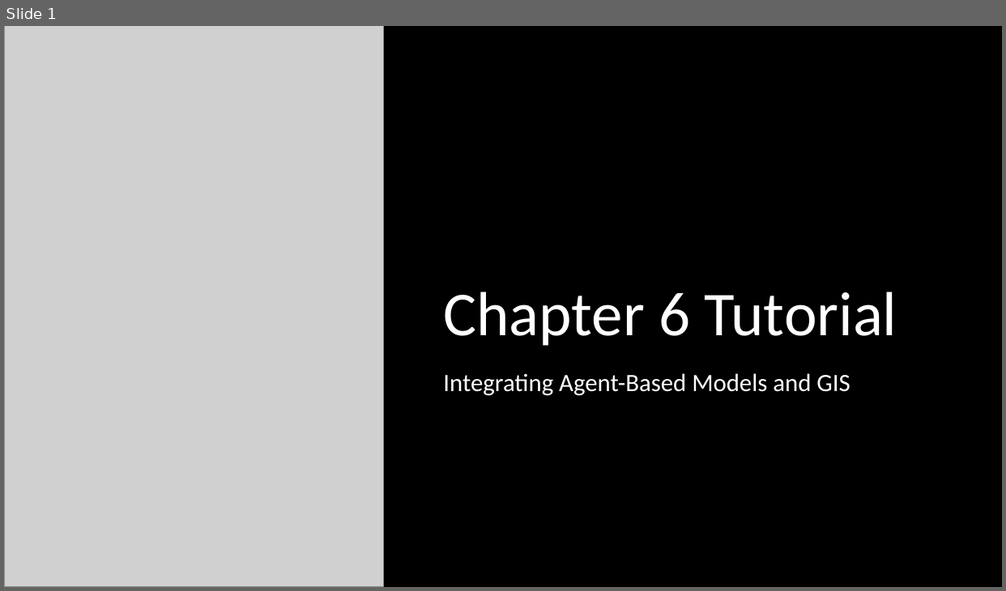
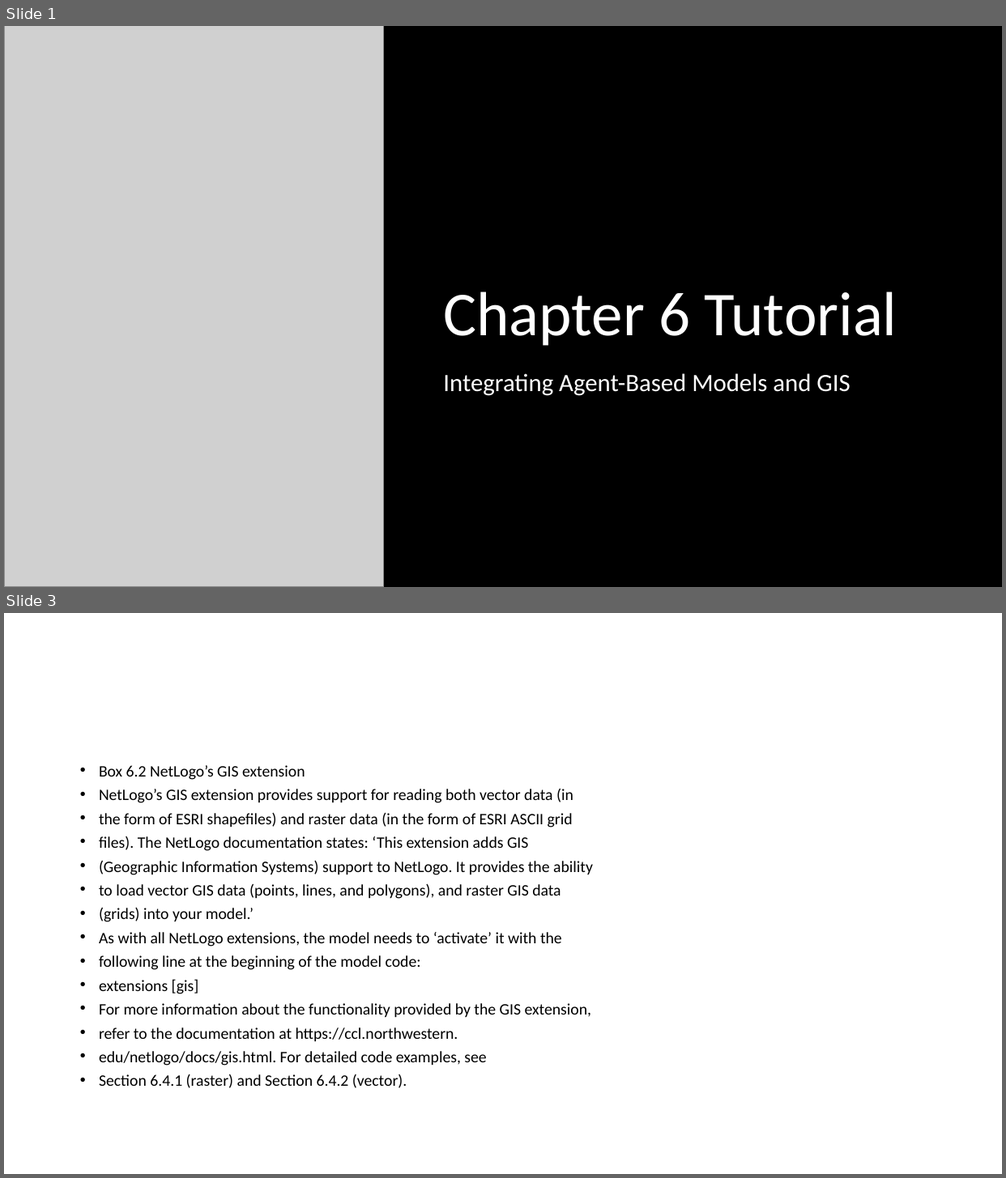
Before and after one commit to abmgis/abmgis, a slide deck: Chapter06-IntegratingABMandGIS/Chapter6_Tutorial.pptx. Shown one above the other, each under a label of ours: slide 1 before the commit, slides 1 and 3 after it; the slides between them are not shown. The pictures are 1006x591 and 1006x1178 pixels, drawn with LibreOffice and Linux fonts; fonts in the diff are those of the drawing; grey boxes stand for pictures. Boxes give left, top, right and bottom in pixels: in the first picture for what was removed or moved away, otherwise in the second. Text is boxed around its words. In the diff, an @@ line names an element or a change of style, - is before the commit and + after.

Commit message:
Updated Powerpoint

```diff
--- a/Chapter06-IntegratingABMandGIS/Chapter6_Tutorial.pptx
+++ b/Chapter06-IntegratingABMandGIS/Chapter6_Tutorial.pptx
@@ slide 3 added at (x1=4, y1=613, x2=1002, y2=1174), background #FFFFFF @@
@@ text added at (x1=99, y1=765, x2=593, y2=1088), 15.4 pt, text #000000 @@
+• Box 6.2 NetLogo’s GIS extension
+• NetLogo’s GIS extension provides support for reading both vector data (in
+• the form of ESRI shapefiles) and raster data (in the form of ESRI ASCII grid
+• files). The NetLogo documentation states: ‘This extension adds GIS
+• (Geographic Information Systems) support to NetLogo. It provides the ability
+• to load vector GIS data (points, lines, and polygons), and raster GIS data
+• (grids) into your model.’
+• As with all NetLogo extensions, the model needs to ‘activate’ it with the
+• following line at the beginning of the model code:
+• extensions [gis]
+• For more information about the functionality provided by the GIS extension,
+• refer to the documentation at https://ccl.northwestern.
+• edu/netlogo/docs/gis.html. For detailed code examples, see
+• Section 6.4.1 (raster) and Section 6.4.2 (vector).
```
Also in this commit, not shown: 6 other slides added.
